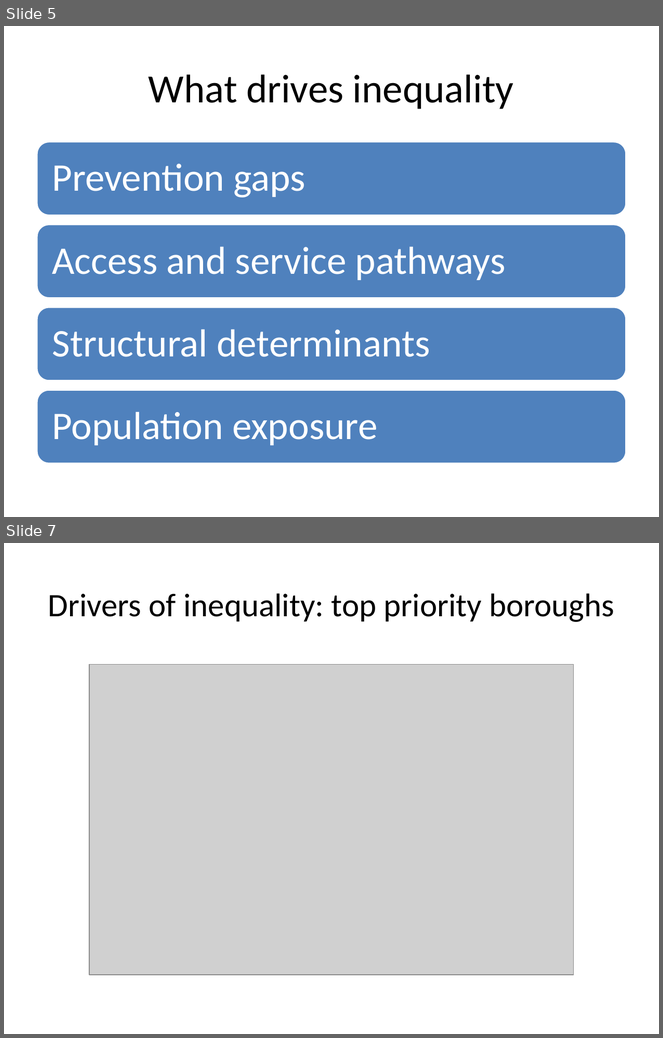
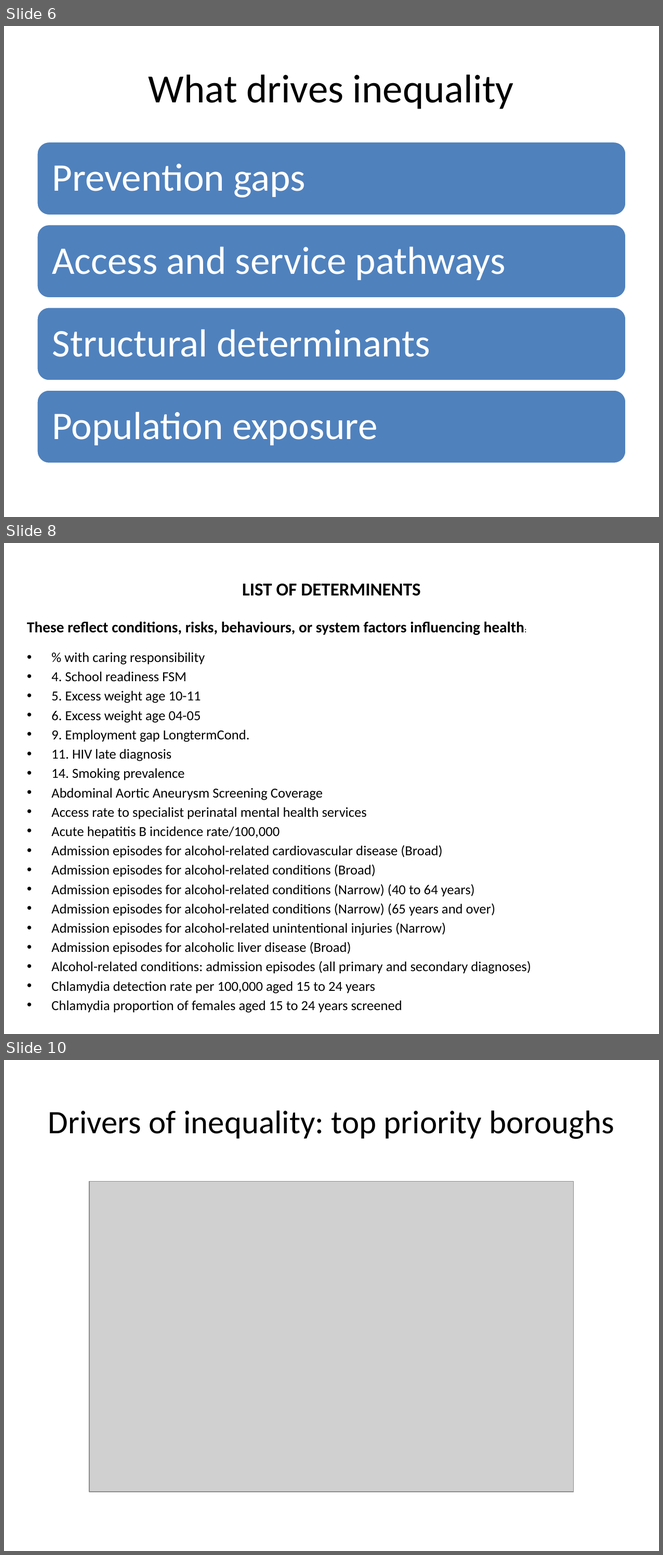
Before and after one commit to OlenaMan/Health-Inequalities-in-NW-London-analysis, a slide deck: outputs/health_inequalities_nwl_presentation.pptx. Shown one above the other, each under a label of ours: slides 5 and 7 before the commit, slides 6, 8 and 10 after it; the slides between them are not shown. The pictures are 663x1038 and 663x1555 pixels, drawn with LibreOffice and Linux fonts; fonts in the diff are those of the drawing; grey boxes stand for pictures. Boxes give left, top, right and bottom in pixels: in the first picture for what was removed or moved away, otherwise in the second. Text is boxed around its words. In the diff, an @@ line names an element or a change of style, - is before the commit and + after.

```diff
--- a/outputs/health_inequalities_nwl_presentation.pptx
+++ b/outputs/health_inequalities_nwl_presentation.pptx
@@ slide 8 added at bbox=[4, 543, 659, 1034], background #FFFFFF @@
@@ title added at bbox=[242, 584, 421, 596], 20 pt, text #000000, bold @@
+LIST OF DETERMINENTS
@@ text added at bbox=[27, 622, 531, 1013], 15.2 pt, text #000000 @@
+These reflect conditions, risks, behaviours, or system factors influencing health:
+• % with caring responsibility
+• 4. School readiness FSM
+• 5. Excess weight age 10-11
+• 6. Excess weight age 04-05
+• 9. Employment gap LongtermCond.
+• 11. HIV late diagnosis
+• 14. Smoking prevalence
+• Abdominal Aortic Aneurysm Screening Coverage
+• Access rate to specialist perinatal mental health services
+• Acute hepatitis B incidence rate/100,000
+• Admission episodes for alcohol-related cardiovascular disease (Broad)
+• Admission episodes for alcohol-related conditions (Broad)
+• Admission episodes for alcohol-related conditions (Narrow) (40 to 64 years)
+• Admission episodes for alcohol-related conditions (Narrow) (65 years and over)
+• Admission episodes for alcohol-related unintentional injuries (Narrow)
+• Admission episodes for alcoholic liver disease (Broad)
+• Alcohol-related conditions: admission episodes (all primary and secondary diagnoses)
+• Chlamydia detection rate per 100,000 aged 15 to 24 years
+• Chlamydia proportion of females aged 15 to 24 years screened
@@ what was slide 5 is now slide 6 @@
@@ what was slide 7 is now slide 10 @@
```
Also in this commit, not shown: 1 slide changed, 11 other slides added.
